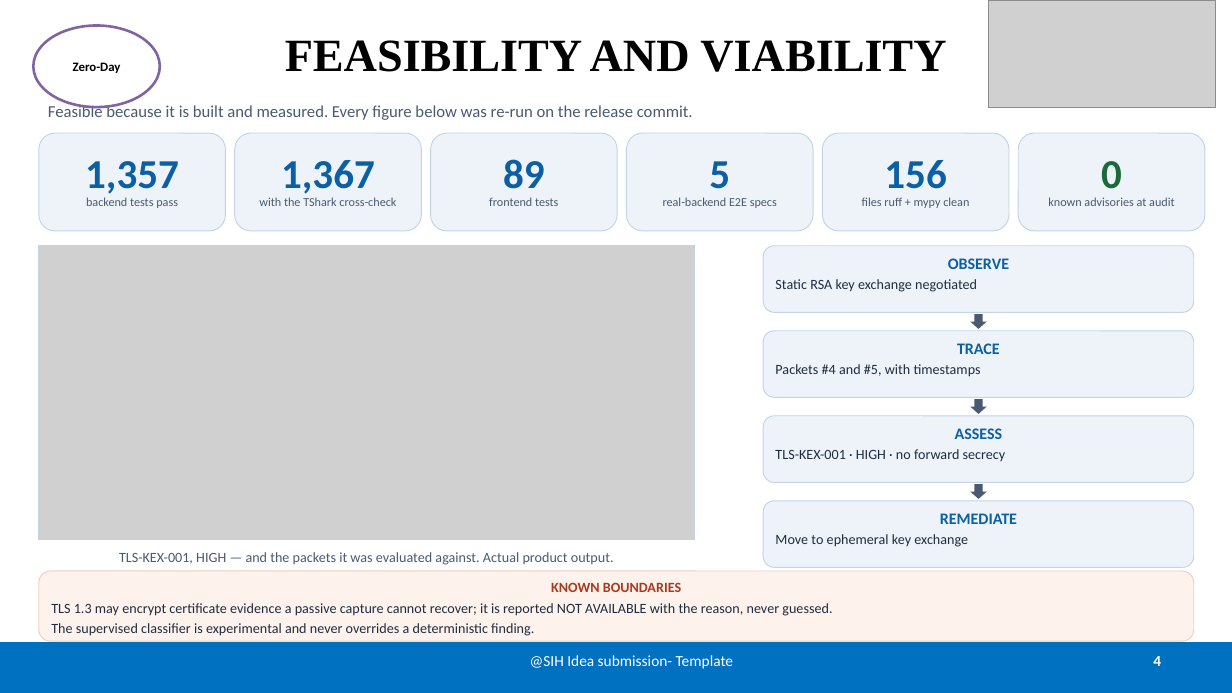
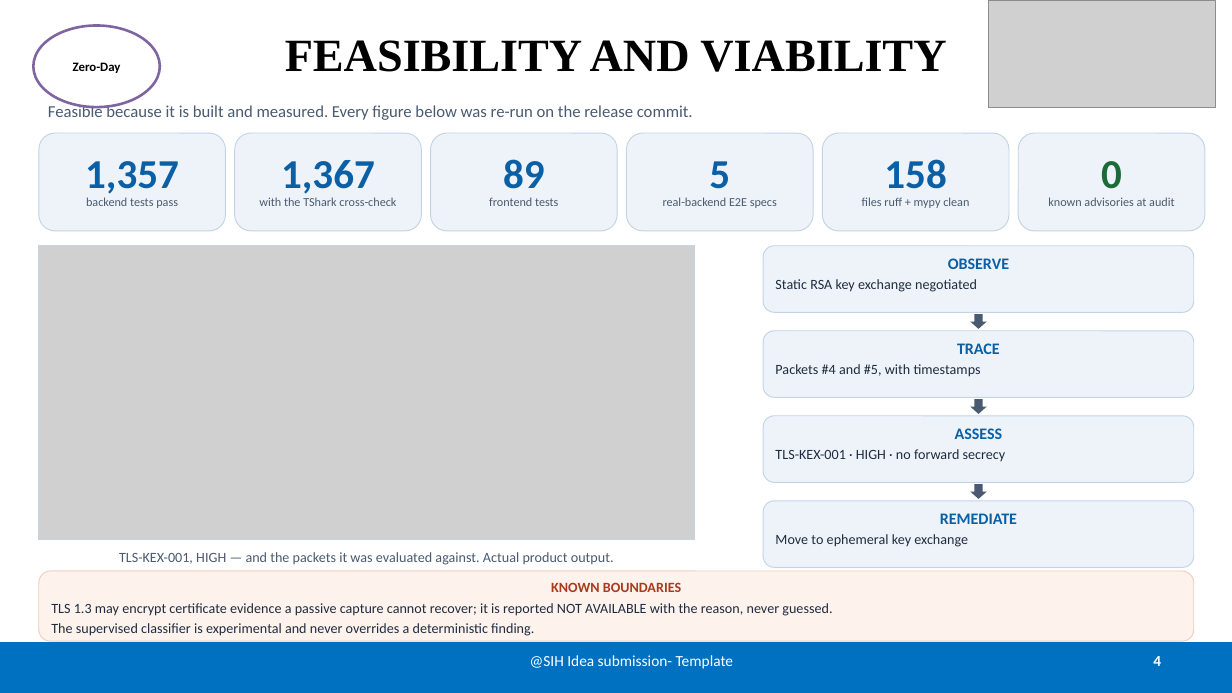
Before and after one commit to sgtsujith141-wq/securemailscope, a slide deck: slide 4 of submission/final/SecureMailScope-SIH26159-Zero-Day.pptx. Drawn at 1232x693 pixels with LibreOffice and Linux fonts; fonts in the diff are those of the drawing; grey boxes stand for pictures. Boxes give left, top, right and bottom in pixels: in the first picture for what was removed or moved away, otherwise in the second. Text is boxed around its words. In the diff, an @@ line names an element or a change of style, - is before the commit and + after.

```diff
--- a/submission/final/SecureMailScope-SIH26159-Zero-Day.pptx
+++ b/submission/final/SecureMailScope-SIH26159-Zero-Day.pptx
@@ text in rounded rectangle at <box>884,159,946,198</box>: text changed @@
-156
+158
```
Also in this commit, not shown: 3 other slides changed, 2 other files.
